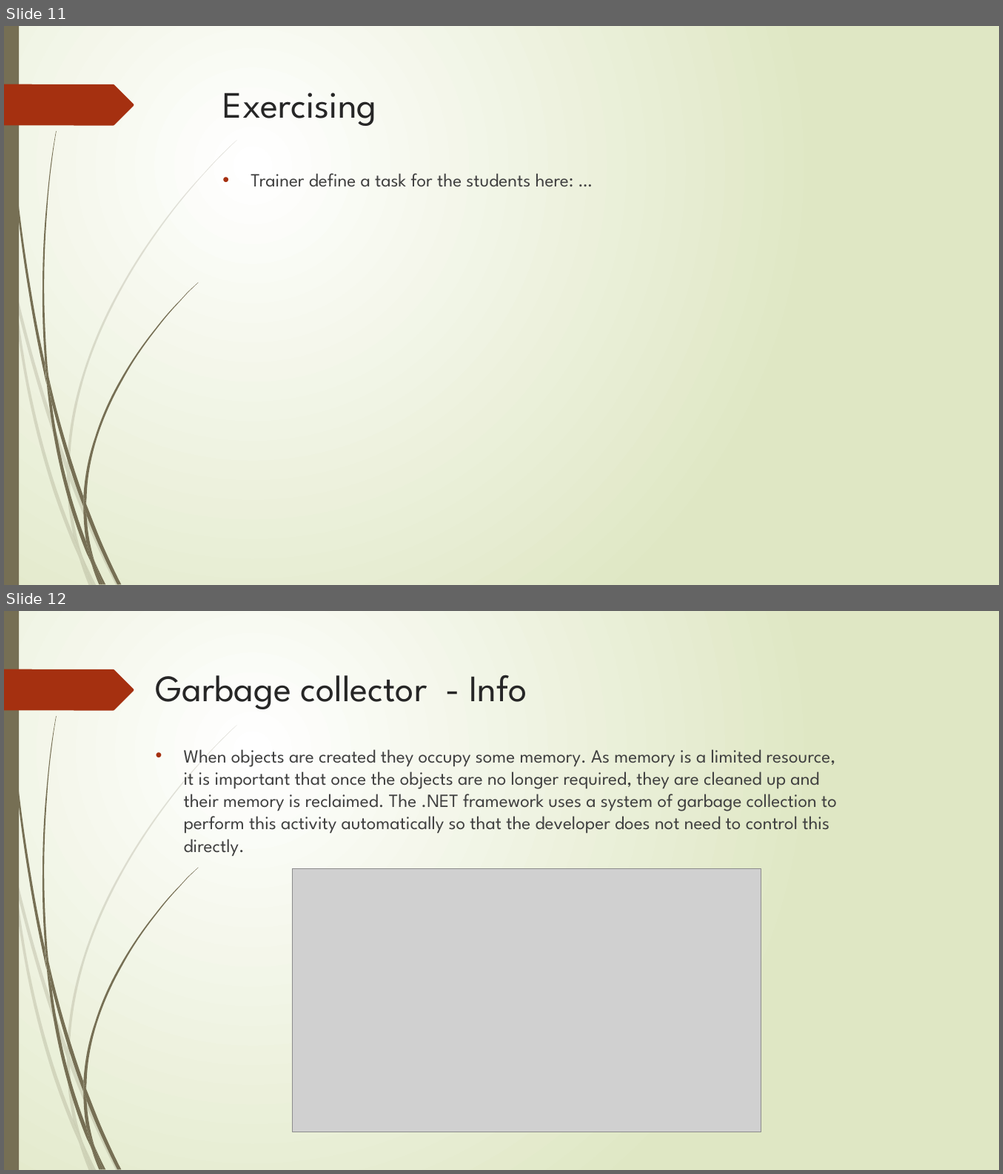
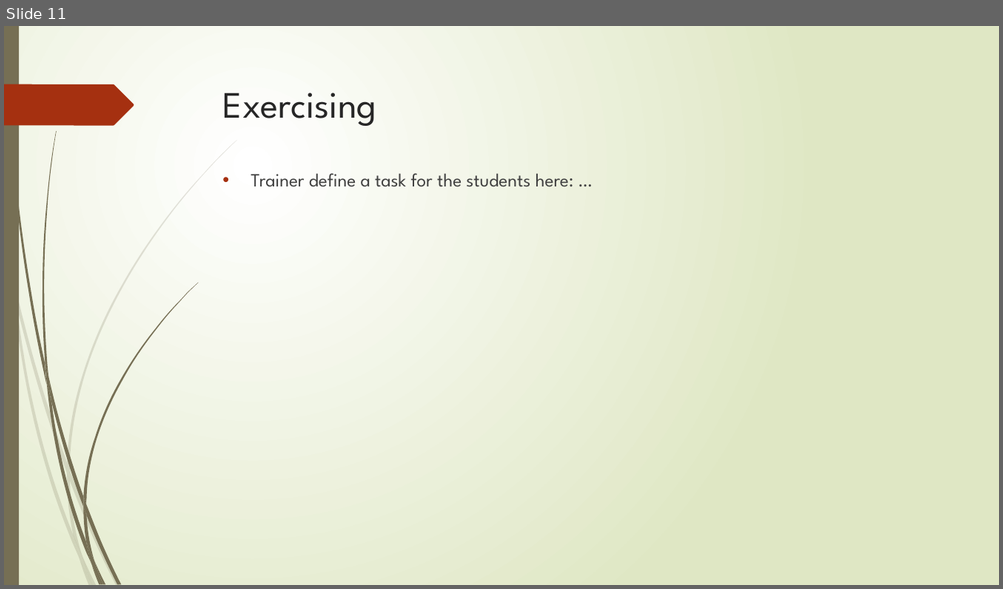
Before and after one commit to sedc-codecademy/sedc7-06-csharpadvanced, a slide deck: g2/CSharpAdvanced - Class2/CSAdvanded-Class2.pptx. Shown one above the other, each under a label of ours: slides 11 and 12 before the commit, slide 11 after it. The pictures are 1003x1174 and 1003x589 pixels, drawn with LibreOffice and Linux fonts; fonts in the diff are those of the drawing; grey boxes stand for pictures. Boxes give left, top, right and bottom in pixels: in the first picture for what was removed or moved away, otherwise in the second. Text is boxed around its words. In the diff, an @@ line names an element or a change of style, - is before the commit and + after.

```diff
--- a/g2/CSharpAdvanced - Class2/CSAdvanded-Class2.pptx
+++ b/g2/CSharpAdvanced - Class2/CSAdvanded-Class2.pptx
@@ slide 12 removed at box(4, 611, 999, 1170), background gradient #FFFFFF to #DFE8C4; not listed: 24 template elements that a slide beside it also shows @@
@@ title removed at box(156, 675, 526, 709) @@
-Garbage collector - Info
@@ text removed at box(184, 749, 836, 857) @@
-• When objects are created they occupy some memory. As memory is a limited resource, it is important that once the objects are no longer required, they are cleaned up and their memory is reclaimed. The .NET framework uses a system of garbage collection to perform this activity automatically so that the developer does not need to control this directly.
@@ picture removed at box(293, 869, 760, 1133) @@
```
Also in this commit, not shown: 9 other files.
